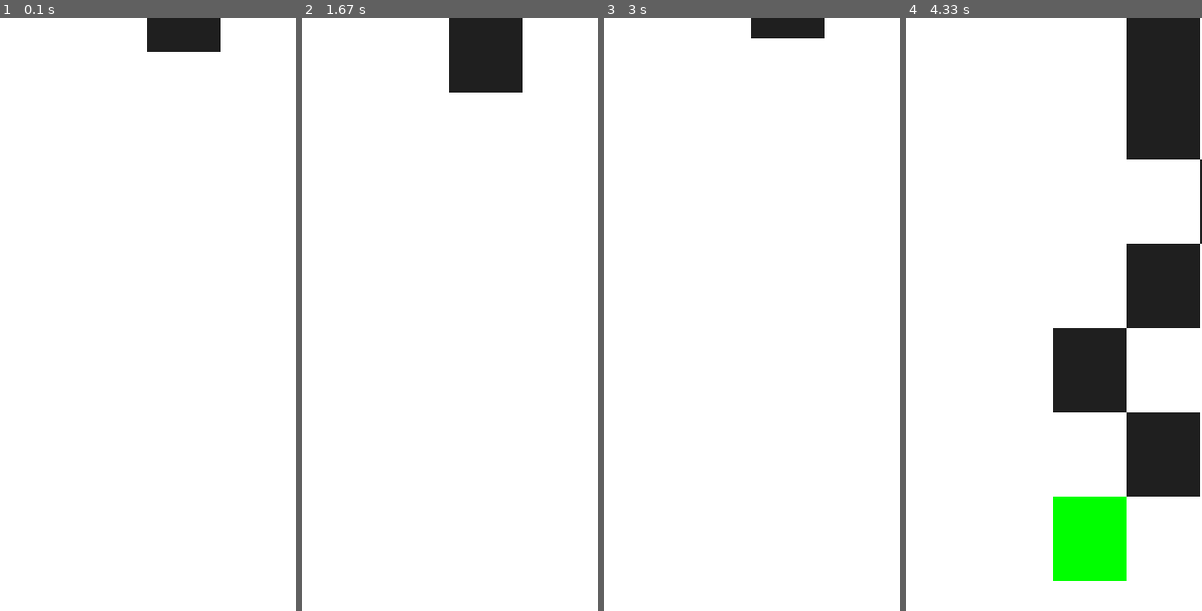
Above: before the commit, frames 1-4 (left to right).
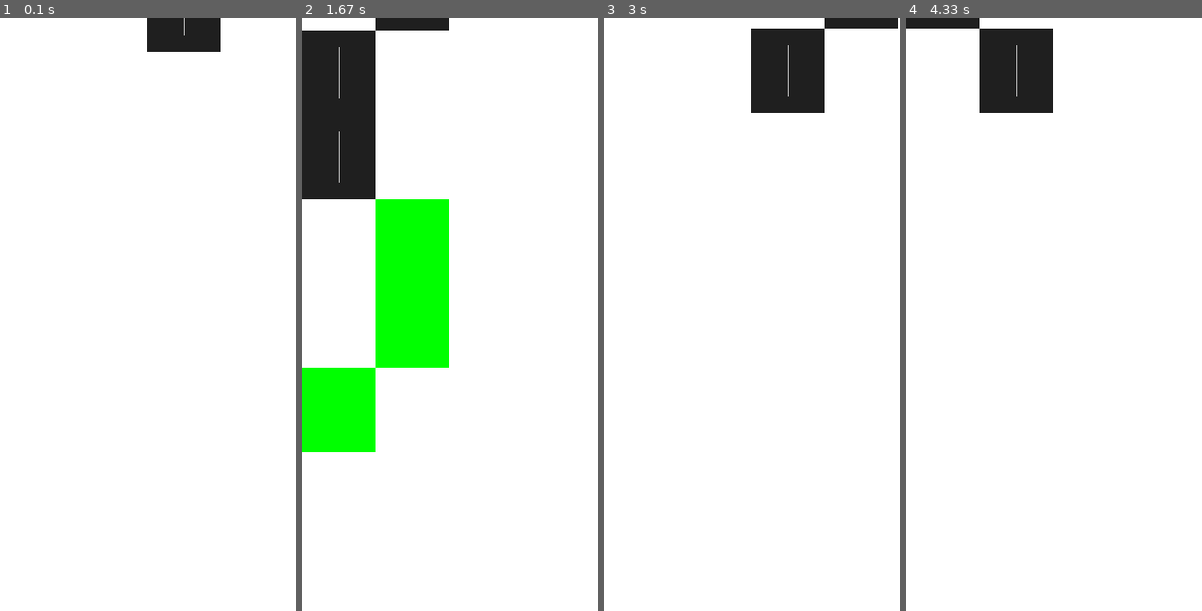
Above: after the commit, the same moments.

Repository: jtayped/PianoTilesStylePygame
Game: pygame game, started from main.py
Same seed, same stepped clock (60 frames per second), same inputs: the game is played once before the commit and once after it.
Inputs (mouse positions are in pixels of both pictures, inside the frame that each line leads up to):
- Up to frame 1 (0.1 s): no input
- Up to frame 2 (1.67 s): press the mouse at (485, 124) at 0.37 s; move the mouse to (461, 136) at 0.47 s; release the mouse at (438, 154) at 0.6 s; click (337, 41) at 0.72 s; press the mouse at (411, 59) at 1.2 s; move the mouse to (426, 136) at 1.3 s; release the mouse at (441, 213) at 1.43 s; press the mouse at (411, 195) at 1.53 s; move the mouse to (381, 142) at 1.63 s
- Up to frame 3 (3 s): release the mouse at (654, 95) at 1.77 s; press the mouse at (713, 326) at 1.87 s; move the mouse to (710, 213) at 1.97 s; release the mouse at (710, 95) at 2.1 s; press the mouse at (713, 462) at 2.2 s; move the mouse to (749, 302) at 2.3 s; release the mouse at (784, 142) at 2.43 s; press the mouse at (787, 41) at 2.53 s; move the mouse to (719, 95) at 2.63 s; release the mouse at (648, 154) at 2.77 s; press the mouse at (787, 41) at 2.87 s; move the mouse to (781, 148) at 2.97 s
- Up to frame 4 (4.33 s): release the mouse at (1077, 255) at 3.1 s; press the mouse at (1163, 41) at 3.2 s; move the mouse to (1133, 101) at 3.3 s; release the mouse at (1104, 160) at 3.43 s; press the mouse at (1015, 41) at 3.53 s; move the mouse to (1006, 225) at 3.63 s; release the mouse at (994, 409) at 3.77 s; press the mouse at (1163, 41) at 3.87 s; move the mouse to (1083, 272) at 3.97 s; release the mouse at (1003, 504) at 4.1 s; press the mouse at (1015, 41) at 4.2 s; move the mouse to (988, 95) at 4.3 s

The runs differ from the first frame. In frame 1, less than 0.1% of the frame differs, in the area x 62-63%, y 0-3%; in frame 2, 21%; in frame 3, 4.0%; in frame 4, 24%, in the area x 0-100%, y 0-95%.

Commit message:
added death and other

Diff:
--- a/files/level.py
+++ b/files/level.py
@@ -15,8 +15,9 @@
 
         self.running = True
 
+        self.tilesInX = 4
         self.tileList = []
-        self.tileSize = [int(WIDTH/4), HEIGHT/7]
+        self.tileSize = [int(WIDTH/self.tilesInX), HEIGHT/7]
         self.tileBuffer = HEIGHT/self.tileSize[1]*2.5
 
         self.tileSpeed = 7
@@ -24,8 +25,10 @@
         self.inLineCounter = 0
         self.maxInLine = 3
 
-        pos = [2*self.tileSize[0], -self.tileSize[1]]
+        pos = [random.randint(0, self.tilesInX-1)*self.tileSize[0], -self.tileSize[1]]
         self.tileList.append(Tile(self.screen, pos, self.tileSize, self.tileColor))
+
+        self.isDead = False
 
     def generateTile(self):
         pos = []
@@ -50,6 +53,12 @@
         pos.append(self.tileList[-1].rect.y - self.tileSize[1])
         self.tileList.append(Tile(self.screen, pos, self.tileSize, self.tileColor))
 
+    def deathAnimation(self):
+        if self.isDead:
+            self.counter += 1
+            if self.counter > FPS/1.5:
+                self.__init__()
+
     def tileUpdate(self):
         for tile in self.tileList:
             tile.update(self.tileSpeed)
@@ -58,7 +67,10 @@
                 self.tileList.remove(tile)
 
             if tile.dead():
-                self.__init__()
+                self.tileSpeed = 0
+                self.counter = 0
+                tile.color = 'red'
+                self.isDead = True
 
     def tileHandler(self):
         self.tileUpdate()
@@ -74,8 +86,10 @@
             if event.type == pygame.MOUSEBUTTONUP:
                 self.mouseClick = pygame.mouse.get_pos()
 
+                clickedOnTile = False
                 for tile in self.tileList:
                     if tile.clicked(self.mouseClick):
+                        clickedOnTile = True
                         tile.color = 'green'
 
                         tileNextIndex = 1
@@ -83,6 +97,8 @@
                             self.tileList[self.tileList.index(tile)+tileNextIndex].color = 'green'
                             tileNextIndex += 1
 
+                if not clickedOnTile:
+                    self.__init__()
 
     def update(self):
         self.clock.tick(FPS)
@@ -94,6 +110,7 @@
         ########################################
 
         self.tileHandler()
+        self.deathAnimation()
 
         ########################################
 
--- a/files/tile.py
+++ b/files/tile.py
@@ -7,6 +7,7 @@
         self.rect = pygame.Rect(pos[0], pos[1], size[0], size[1])
 
         self.color = color
+        self.ballRadius = WIDTH/35
 
     def dead(self):
         return self.rect.bottom > HEIGHT and self.color == 'grey12'
@@ -23,6 +24,10 @@
     def draw(self):
         pygame.draw.rect(self.screen, self.color, self.rect)
 
+        if self.color == 'grey12':
+            centerBall = (self.rect.x+self.rect.width/2, self.rect.y+self.rect.height*0.675)
+            pygame.draw.line(self.screen, 'grey', (self.rect.x+self.rect.width/2, self.rect.y+self.rect.height*0.2), (self.rect.x+self.rect.width/2, self.rect.y+self.rect.height*0.8))
+
     def update(self, speed):
         self.speed = speed
         self.movement()
